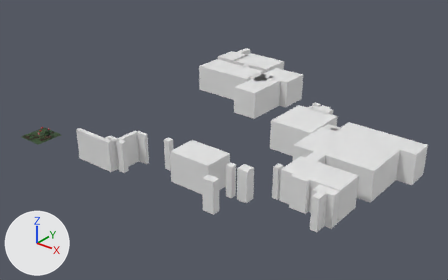
Two versions of the glTF model public/glb/world0.glb, one commit apart.
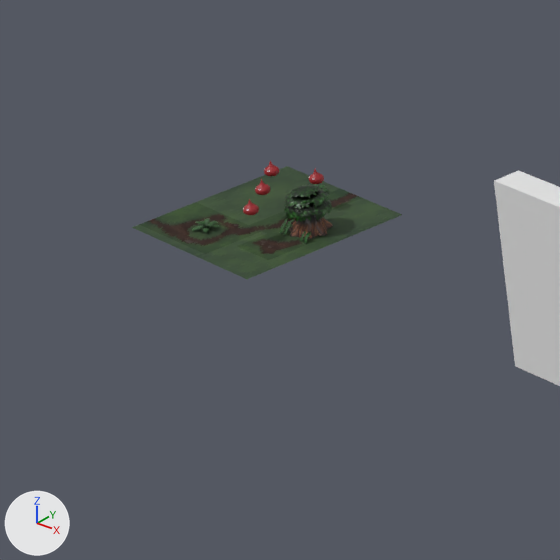
Each version appears first whole from a 50 mm lens placed at (148.2, -97.4, 80.3), pointed at (42.6, 34.5, -1.5), and next in a close-up on the part from 0% to 19% of the width and 36% to 67% of the height. Every picture has the same lights, and +X, +Y and +Z are marked at lower left. Objects named as collision shapes, trigger or cutter boxes, shadow casters or lower levels of detail are left out. Vertices at the same position are counted once.

The first close-up shows 'area_dirt_.003', 'player.001', 'player.002', 'player.003', 'visual', 'visual.001', 'visual.002'.
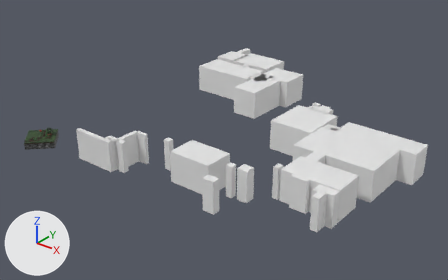
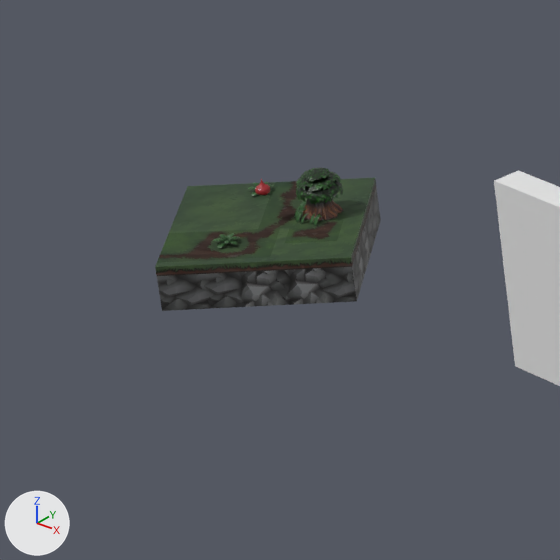
What differs and where, as boxes [x1, y1, x2, y2] in the close-ups (560 x 560 px; the box of a moved part takes in the faces that stretch with it):
'visual', reshaped (18% narrower, 21% shorter)
    before: [132, 166, 402, 279]
    after: [155, 178, 375, 267]
'visual.003', added
    after: [155, 180, 381, 311]
'visual.001', mesh turned
    before: [139, 189, 362, 260]
    after: [157, 181, 343, 263]
'visual.002', reshaped (7% narrower, 36% taller)
    before: [192, 184, 333, 244]
    after: [213, 167, 344, 249]
'player.003', deleted
    before: [243, 199, 259, 215]
'player.002', deleted
    before: [309, 169, 324, 184]
'player.001', deleted
    before: [264, 161, 279, 177]
part 3 of me_grass_m_002, moved or reshaped
    before: [192, 227, 203, 231]
    after: [217, 243, 227, 249]
part 4 of me_grass_m_002, moved or reshaped
    before: [202, 228, 209, 232]
    after: [228, 241, 237, 245]
part 5 of me_grass_m_002, moved or reshaped
    before: [204, 218, 210, 227]
    after: [216, 238, 224, 241]
part 6 of me_grass_m_002, moved or reshaped
    before: [290, 185, 321, 197]
    after: [301, 167, 332, 182]
part 7 of me_grass_m_002, moved or reshaped
    before: [289, 214, 333, 239]
    after: [302, 197, 344, 222]
part 8 of me_grass_m_002, moved or reshaped
    before: [284, 199, 332, 222]
    after: [296, 180, 343, 204]
part 9 of me_grass_m_002, moved or reshaped
    before: [284, 189, 329, 209]
    after: [296, 171, 341, 191]
part 10 of me_grass_m_002, moved or reshaped
    before: [304, 234, 311, 244]
    after: [314, 215, 323, 226]
part 11 of me_grass_m_002, moved or reshaped
    before: [300, 231, 306, 242]
    after: [310, 213, 315, 224]
part 12 of me_grass_m_002, moved or reshaped
    before: [280, 223, 285, 234]
    after: [296, 211, 301, 222]
part 13 of me_grass_m_002, moved or reshaped
    before: [284, 225, 292, 236]
    after: [301, 213, 309, 224]

Edits to the bpy script that builds the scene:
```text
Change me_grass_m:
    verts and faces of me_grass_m; kept vertices keep their numbers, new ones are numbered from 4
    remove me_grass_m.from_pydata(...)  # 4 vertices, 2 faces; spans x -4.33..4.35, y -4.32..4.36, z 0.0
    add me_grass_m.from_pydata(...)  # 4 vertices, 2 faces; spans x -6.13..6.15, y -6.12..6.16, z 0.0
    me_grass_m part 1
    add delete_vertices([*range(0, 4)])  # with the faces that use them
    add verts[4] = (0.02, -6.12, 0.0)  # pixel (155, 266)
    add verts[5] = (6.15, 0.03, 0.0)  # pixel (350, 257)
    add verts[6] = (0.01, 6.16, 0.0)  # pixel (375, 177)
    add verts[7] = (-6.13, 0.02, 0.0)  # pixel (187, 186)
    add faces += [(4, 6, 5), (4, 7, 6)]
Change me_grass_m_001:
    where me_grass_m_001.from_pydata(...)  # 12 vertices, 6 faces; spans x -4.33..3.49, y -3.92..4.36, z 0.0..0.01
    me_grass_m_001 part 2: the whole mesh is turned 45 degrees about the z axis through its middle, then moved by (-0.01, -0.36, 0.0)
Change me_grass_m_002:
    where me_grass_m_002.from_pydata(...)  # 1772 vertices, 2248 faces; spans x -2.09..3.5, y -2.88..3.94, z -0.01..2.2
    me_grass_m_002 part 3: the loose piece of 23 vertices spanning x -1.82..-1.42, y -2.88..-2.29, z -0.01..0.2 is turned 45 degrees about the z axis through its middle, then moved by (2.32, -0.39, 0.0)
    me_grass_m_002 part 4: the loose piece of 23 vertices spanning x -1.46..-0.94, y -2.73..-2.27, z 0.0..0.25 is turned 45 degrees about the z axis through its middle, then moved by (2.14, -0.12, 0.0)
    me_grass_m_002 part 5: the loose piece of 23 vertices spanning x -1.82..-1.45, y -2.29..-1.91, z 0.08..0.37 is turned 120.3 degrees about the z axis through its middle, then moved by (2.17, -0.8, 0.0)
    me_grass_m_002 part 6: the loose piece of 212 vertices spanning x 1.66..3.12, y -0.09..1.39, z 1.94..2.2 is turned 45 degrees about the z axis through its middle, then moved by (-1.14, 1.5, 0.0)
    me_grass_m_002 part 7: the loose piece of 152 vertices spanning x 1.45..3.39, y -0.35..1.61, z -0.01..2.06 is turned 45 degrees about the z axis through its middle, then moved by (-1.14, 1.52, 0.0)
    me_grass_m_002 part 8: the loose piece of 464 vertices spanning x 1.36..3.46, y -0.4..1.7, z 0.93..1.69 is turned 45 degrees about the z axis through its middle, then moved by (-1.15, 1.51, 0.0)
    me_grass_m_002 part 9: the loose piece of 308 vertices spanning x 1.38..3.44, y -0.38..1.68, z 1.59..1.93 is turned 45 degrees about the z axis through its middle, then moved by (-1.15, 1.51, 0.0)
    me_grass_m_002 part 10: the loose piece of 24 vertices spanning x 3.25..3.5, y -0.43..0.0, z -0.01..0.42 is turned 4.9 degrees about the z axis through its middle, then moved by (-1.22, 1.48, 0.0)
    me_grass_m_002 part 11: the loose piece of 20 vertices spanning x 2.93..3.12, y -0.41..0.02, z 0.0..0.39 is turned 4.9 degrees about the z axis through its middle, then moved by (-1.22, 1.45, 0.0)
    me_grass_m_002 part 12: the loose piece of 21 vertices spanning x 1.44..1.72, y -0.49..-0.07, z 0.0..0.4 is turned 4.9 degrees about the z axis through its middle, then moved by (-0.46, 1.25, 0.0)
    me_grass_m_002 part 13: the loose piece of 22 vertices spanning x 1.82..2.05, y -0.48..0.02, z 0.0..0.42 is turned 4.9 degrees about the z axis through its middle, then moved by (-0.46, 1.28, 0.0)
Remove ob_player_001:
    ob_player_001 = bpy.data.objects.new('player.001', me_sphere_001)
Remove ob_player_002:
    ob_player_002 = bpy.data.objects.new('player.002', me_sphere_001)
Remove ob_player_003:
    ob_player_003 = bpy.data.objects.new('player.003', me_sphere_001)
Add ob_visual_003:
    ob_visual_003 = bpy.data.objects.new('visual.003', me_grass_m_003)  # 8 vertices, 8 faces; spans x -6.13..6.15, y -6.12..6.16, z -2.24..0.0
    ob_visual_003.location = (0.0, 0.0, 0.0)
```
